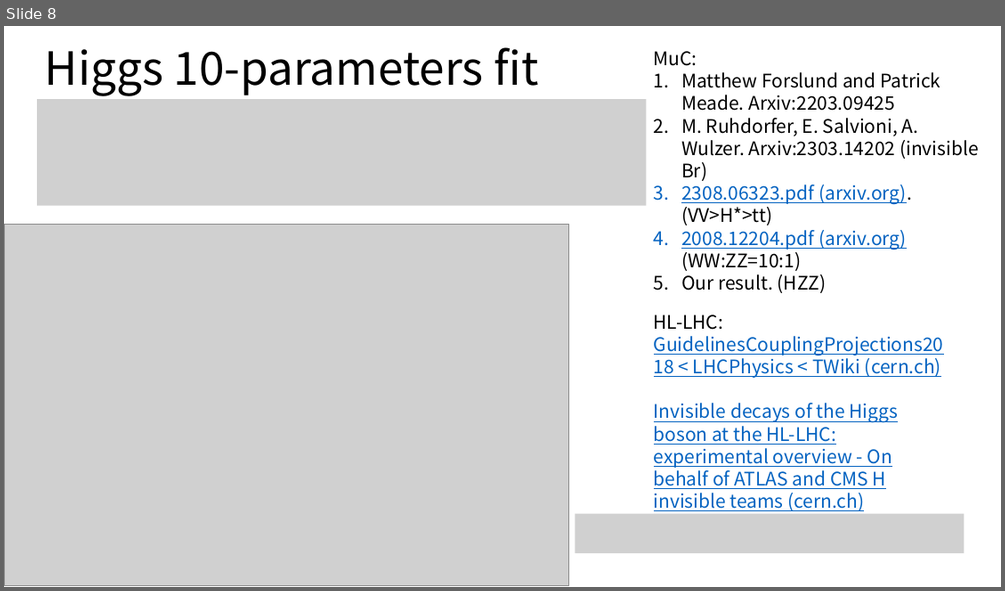
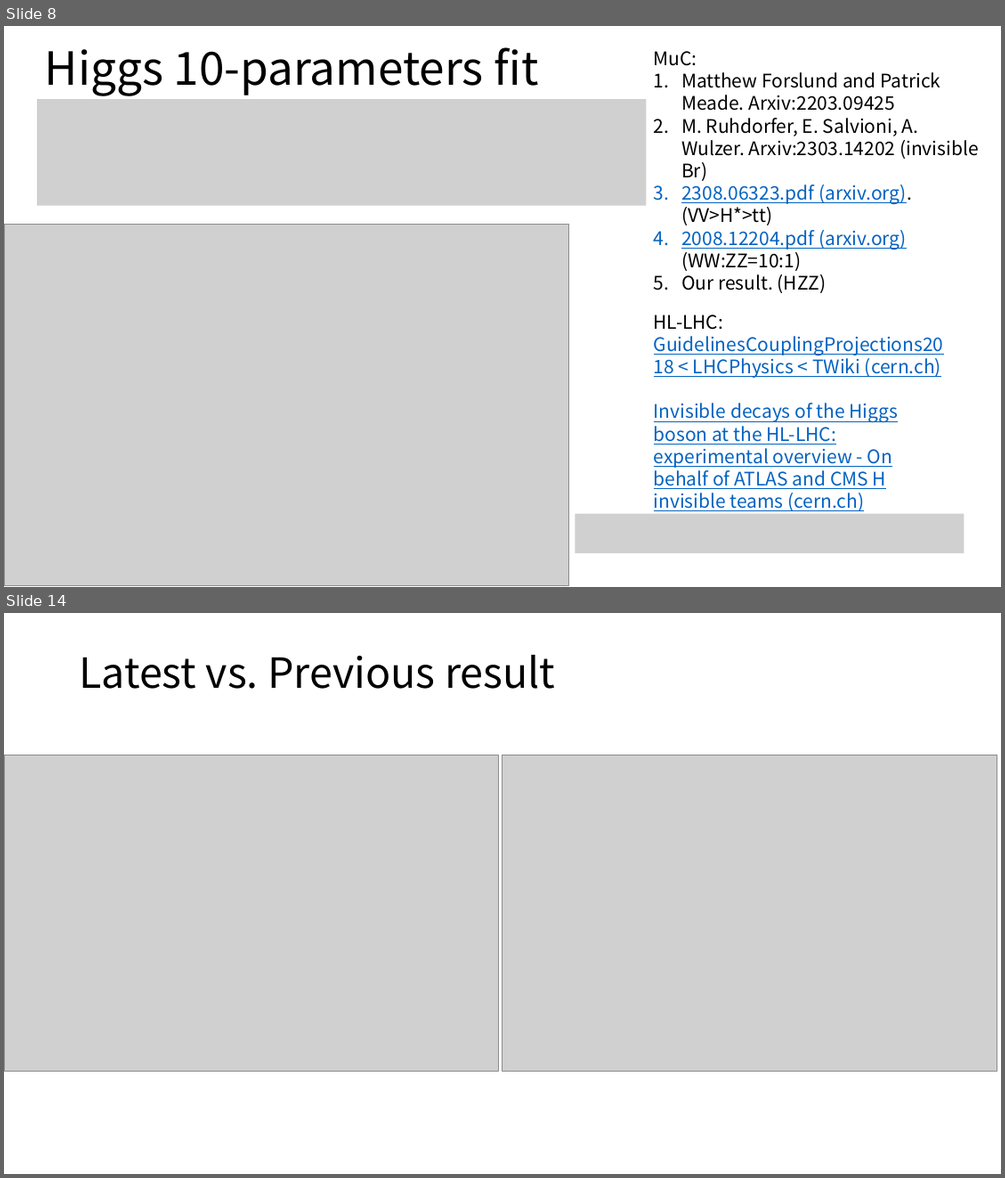
Before and after one commit to ZhenLiuPhys/MuCHiggsInclusive, a slide deck: Previous presentations/HZZ_coupling.pptx. Shown one above the other, each under a label of ours: slide 8 before the commit, slides 8 and 14 after it; the slides between them are not shown. The pictures are 1005x591 and 1005x1178 pixels, drawn with LibreOffice and Linux fonts; fonts in the diff are those of the drawing; grey boxes stand for pictures. Boxes give left, top, right and bottom in pixels: in the first picture for what was removed or moved away, otherwise in the second. Text is boxed around its words. In the diff, an @@ line names an element or a change of style, - is before the commit and + after.

```diff
--- a/Previous presentations/HZZ_coupling.pptx
+++ b/Previous presentations/HZZ_coupling.pptx
@@ slide 14 added at box(4, 613, 1001, 1174), background #FFFFFF @@
@@ text added at box(79, 655, 555, 689), 40 pt, text #000000 @@
+Latest vs. Previous result
@@ picture added at box(4, 755, 499, 1071) @@
@@ picture added at box(502, 755, 997, 1071) @@
```
Also in this commit, not shown: 9 other slides added, 1 other file.
